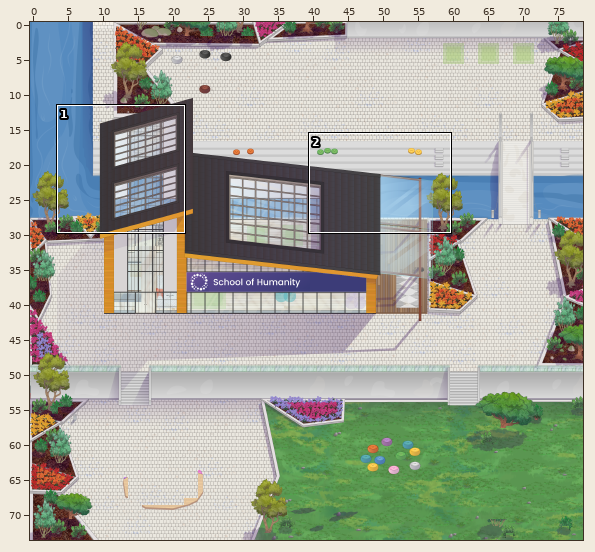
Level history. Tiled map (JSON): metropolitan-small-campus-SoH.tmj. The first picture is a wide view before the edit; the outline marks the close-up.
Close-up. Before the edit:
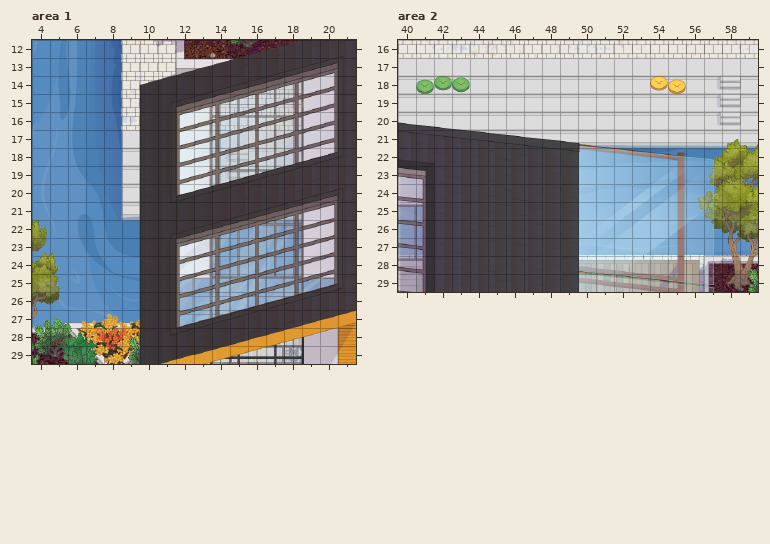
Cells are 32x32 px. Shown: area 1 x 4..21, y 12..29; area 2 x 40..59, y 16..29. The commit also changed other parts of the map, which this record leaves out. Tiles whose own drawing changed are shown in their newer look in all pictures. Not drawn, because the pictures are missing: unchanged layers "accessories", "facade-furniture-bg", "facade-furniture-fg", "furniture-bg", "furniture-fg", "inside-walls".
The same view after the edit:
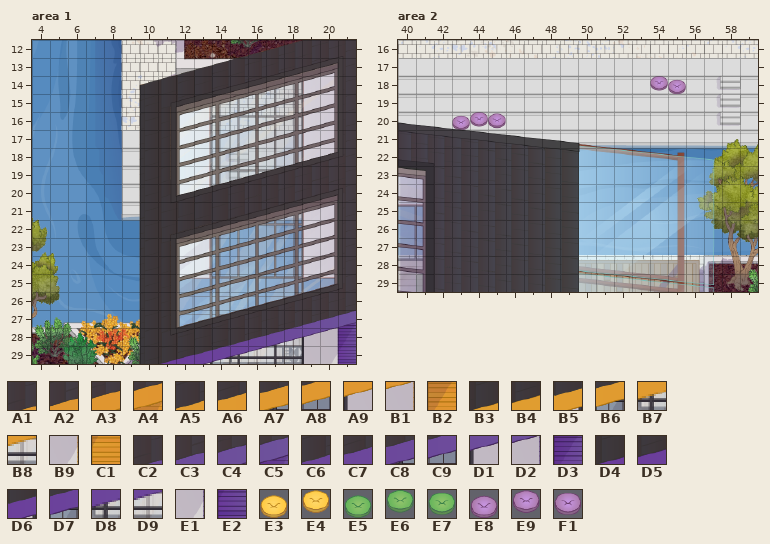
Key: from "metropolitan-single-classroom": A1 1918, A2 1919, A3 1920, A4 1921, A5 2021, A6 2022, A7 2023, A8 2024, A9 2025, B1 2026, B2 2027, B3 2123, B4 2124, B5 2125, B6 2126, B7 2127, B8 2128, B9 2132, C1 2133; from "metropolitan-single-classroom-": C2 1918, C3 1919, C4 1920, C5 1921, C6 2021, C7 2022, C8 2023, C9 2024, D1 2025, D2 2026, D3 2027, D4 2123, D5 2124, D6 2125, D7 2126, D8 2127, D9 2128, E1 2132, E2 2133; from "puffs": E3 279 flipped left-right, E4 280 flipped left-right, E5 379, E6 380, E7 381, E8 579, E9 580, F1 581.
__ is an empty cell.
See-through tiles are keyed as they look on the map.
From old to new:
Layer "roof", area 1:
y 27: x 18..21 A1 A2 A3 A4 -> C2 C3 C4 C5
y 28: x 15..21 A5 A6 A7 A8 A9 B1 B2 -> C6 C7 C8 C9 D1 D2 D3
y 29: x 11..16 B3 B4 B5 B6 B7 B8 -> D4 D5 D6 D7 D8 D9; x 20..21 B9 C1 -> E1 E2
Layer "rugs", area 2:
y 18: x 41..43 E5 E6 E7 -> __ __ __; x 54..55 E4 E3 -> E9 E8
y 20: x 43..45 __ __ __ -> E8 E9 F1
Changed places in both close-ups, as pixel boxes (x1, y1, x2, y2):
changed: (160, 310, 356, 364)
removed: (416, 76, 470, 94)
changed: (650, 76, 686, 94)
added: (452, 112, 506, 130)
